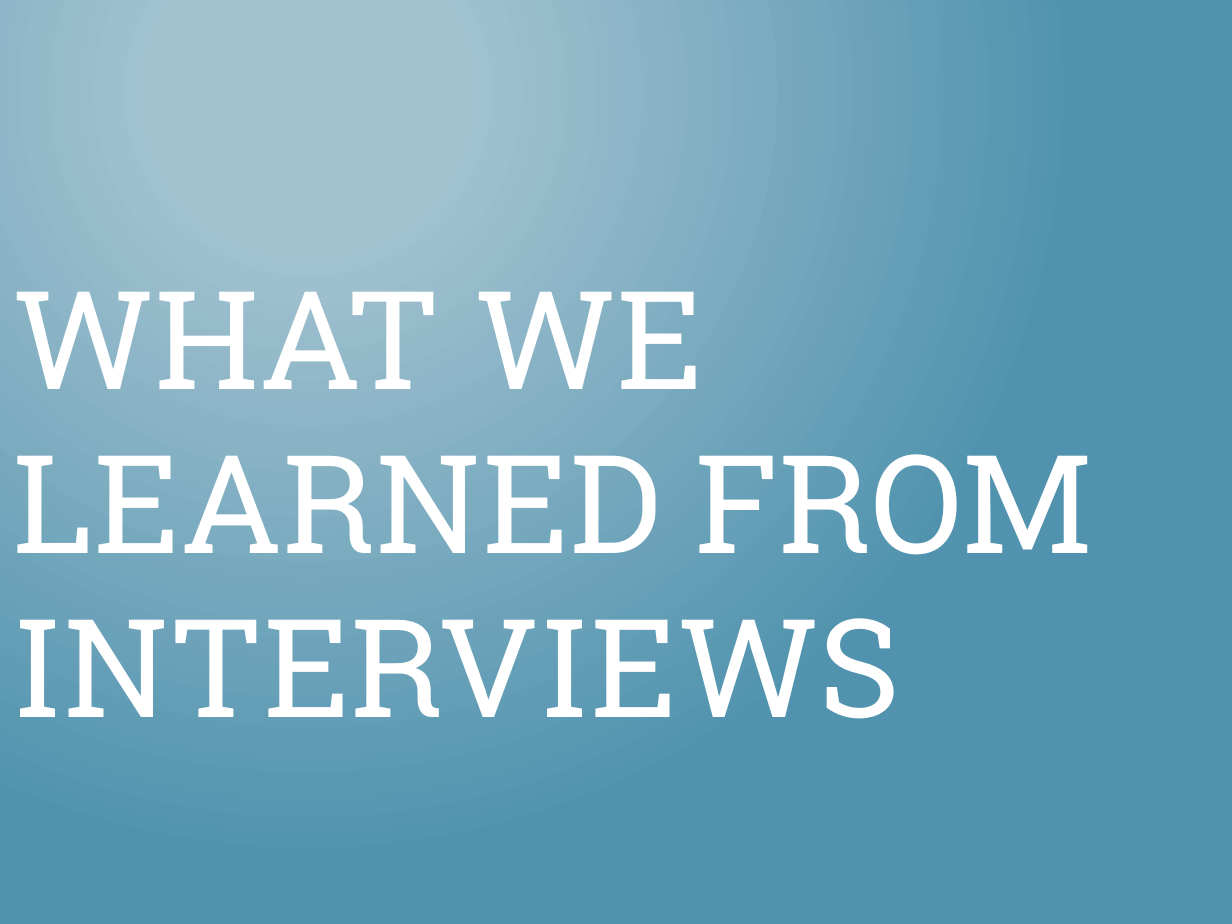
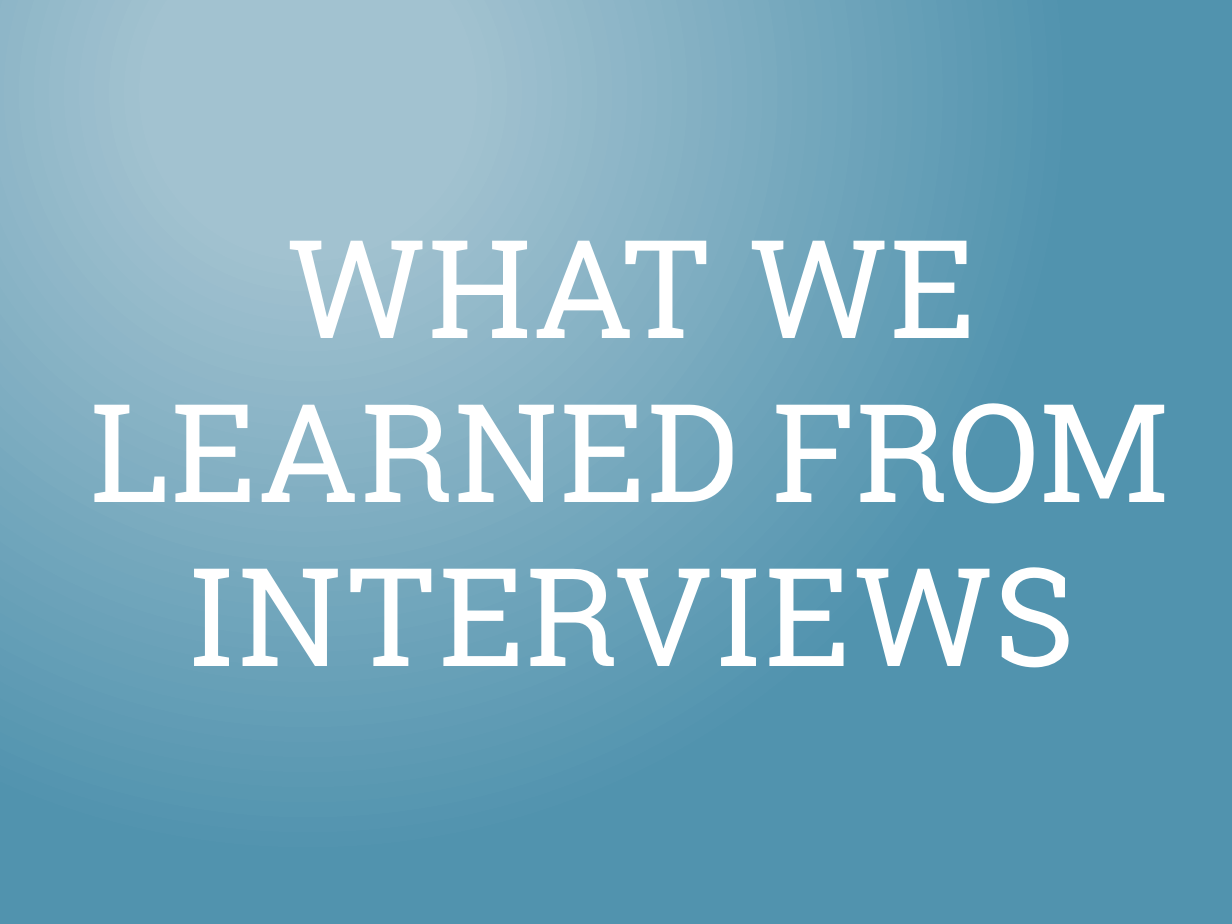
Before and after one commit to nikopj/Traveler-SCD, a slide deck: slide 8 of Traveler-SCD Midterm Presentation.pptx. Drawn at 1232x924 pixels with LibreOffice and Linux fonts; fonts in the diff are those of the drawing. Boxes give left, top, right and bottom in pixels: in the first picture for what was removed or moved away, otherwise in the second. Text is boxed around its words. In the diff, an @@ line names an element or a change of style, - is before the commit and + after.

```diff
--- a/Traveler-SCD Midterm Presentation.pptx
+++ b/Traveler-SCD Midterm Presentation.pptx
@@ title "WHAT WE LEARNED FROM INTERVIEWS" moved from (x1=12, y1=291, x2=1094, y2=719) to (x1=90, y1=240, x2=1172, y2=668) @@
@@ title "WHAT WE LEARNED FROM INTERVIEWS" at (x1=90, y1=240, x2=1172, y2=668): alignment left to centre @@
```
Also in this commit, not shown: 5 other slides changed.
